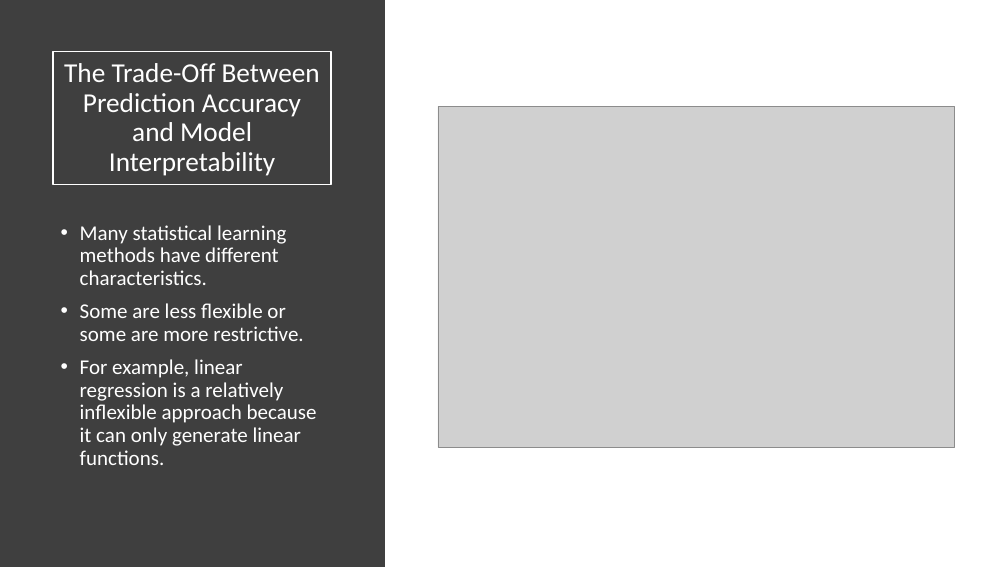
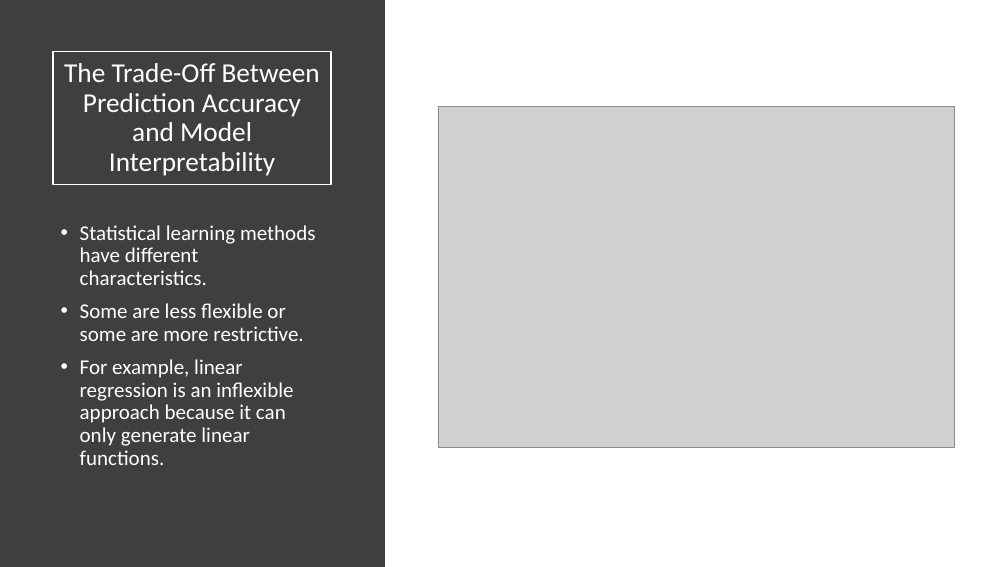
Before and after one commit to TseChapman/PresentationMaterials, a slide deck: slide 20 of Presentation Materials/Chapter 2/Chapter 2 Presentation.pptx. Drawn at 1008x567 pixels with LibreOffice and Linux fonts; fonts in the diff are those of the drawing; grey boxes stand for pictures. Boxes give left, top, right and bottom in pixels: in the first picture for what was removed or moved away, otherwise in the second. Text is boxed around its words. In the diff, an @@ line names an element or a change of style, - is before the commit and + after.

```diff
--- a/Presentation Materials/Chapter 2/Chapter 2 Presentation.pptx
+++ b/Presentation Materials/Chapter 2/Chapter 2 Presentation.pptx
@@ text at <box>80,225,316,285</box>: text changed @@
-• Many statistical learning methods have different characteristics.
+• Statistical learning methods have different characteristics.
@@ text at <box>80,359,293,465</box>: text changed @@
-• For example, linear regression is a relatively inflexible approach because it can only generate linear functions.
+• For example, linear regression is an inflexible approach because it can only generate linear functions.
```
Also in this commit, not shown: 6 other slides changed.
